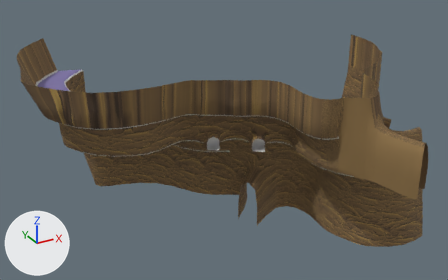
The FBX model BugSplat/Assets/WIP/Christian/Christian Models/Hub.FBX: old version first, new version second.
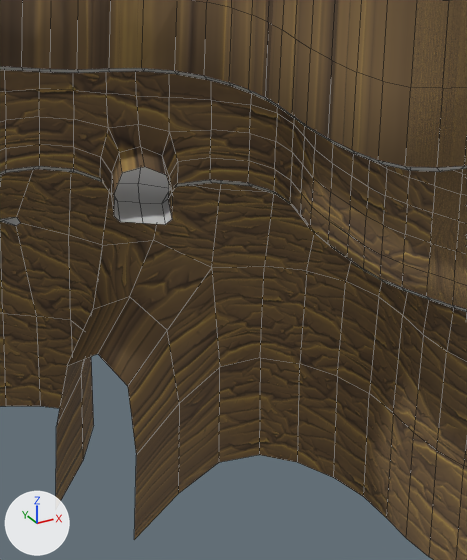
Each version appears first whole from a camera (50 mm lens) standing at (-73.2, -99.4, 54.2) and looking at (-11.6, 12.5, -1.7), and next in a close-up on the part from 50% to 75% of the width and 36% to 82% of the height. Arrows for +X, +Y and +Z are at lower left; the lights stay in place. The close-ups show mesh edges as thin lines. Where no turn or scale is listed for an object, it has been applied to the vertices.

Objects in the first close-up: 'Hub'.
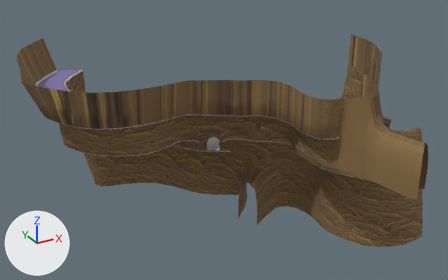
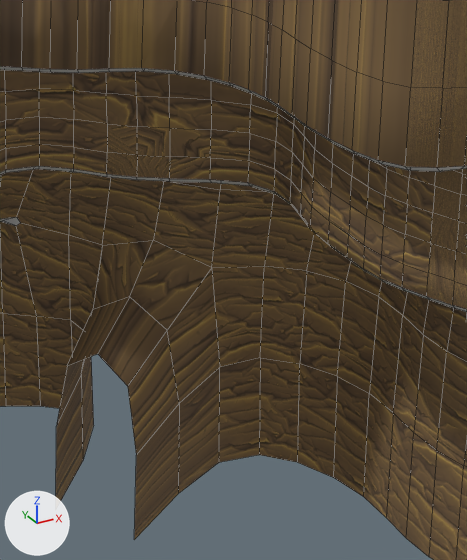
Commit message: hub update.

The change, as a diff of the scene's bpy script:
```diff
--- a/BugSplat/Assets/WIP/Christian/Christian Models/Hub.FBX.py
+++ b/BugSplat/Assets/WIP/Christian/Christian Models/Hub.FBX.py
@@ me_mesh @@
 # used by ob_hub; location = (0.0, 0.0, 0.0)
-me_mesh.from_pydata(...)  # 1703 vertices, 1564 faces; spans x -51.9..31.7, y -30.9..53.8, z -20.0..15.7
+me_mesh.from_pydata(...)  # 1683 vertices, 1548 faces; spans x -51.9..31.7, y -30.9..53.8, z -20.0..15.7
+# me_mesh part 1
+# 25 vertices are removed from x -11.3..-6.5, y -0.7..5.2, z 0.0..3.0
+# 34 faces are deleted
+# 7 vertices move from x -9.5..-6.4, y 2.4..5.5, z 0.0..3.4 to x -9.0..-6.3, y 3.6..5.8, z 0.0..3.0
+# 5 vertices are added at (-9.0, 5.6, 0.3), (-6.5, 3.7, 3.0), (-8.9, 5.7, 3.0), (-7.8, 4.5, 1.5), (-6.5, 3.6, 0.3)
+# 6 new faces join them, mat_08___default (its picture is missing)
+# 12 new faces join them, mat_01___default
 me_mesh.materials.append(mat_01___default)
```

Location of each change, [x1, y1, x2, y2] in pixels of the close-ups (467 x 560 px):
part 1 of me_mesh, cut back: before [73, 90, 212, 225]; after [73, 90, 212, 183]
